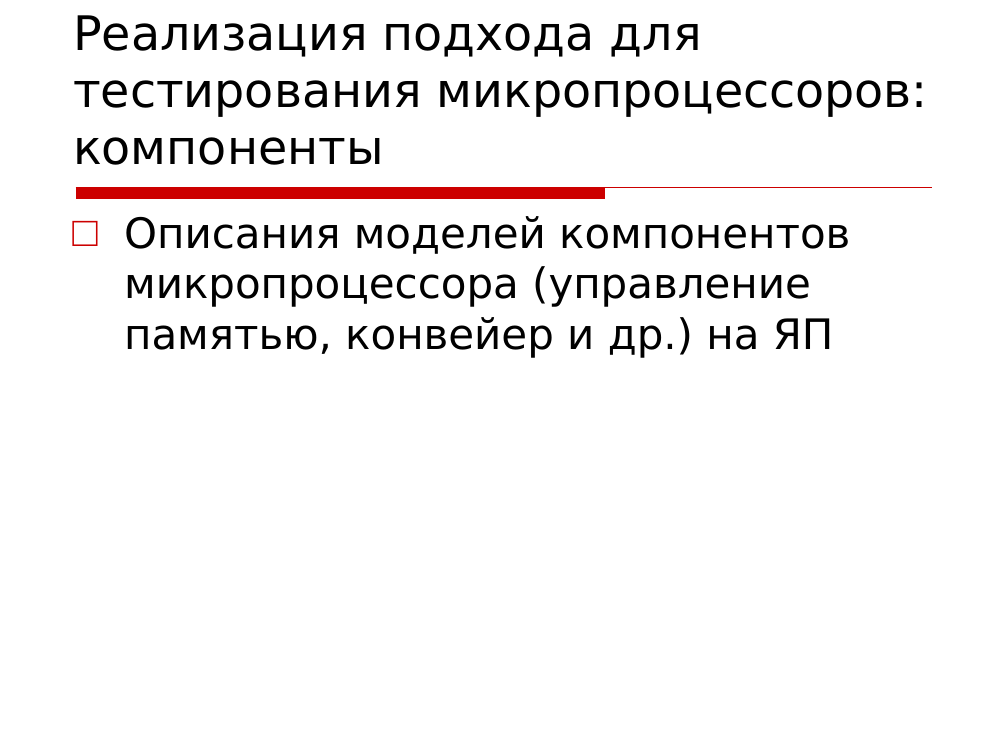
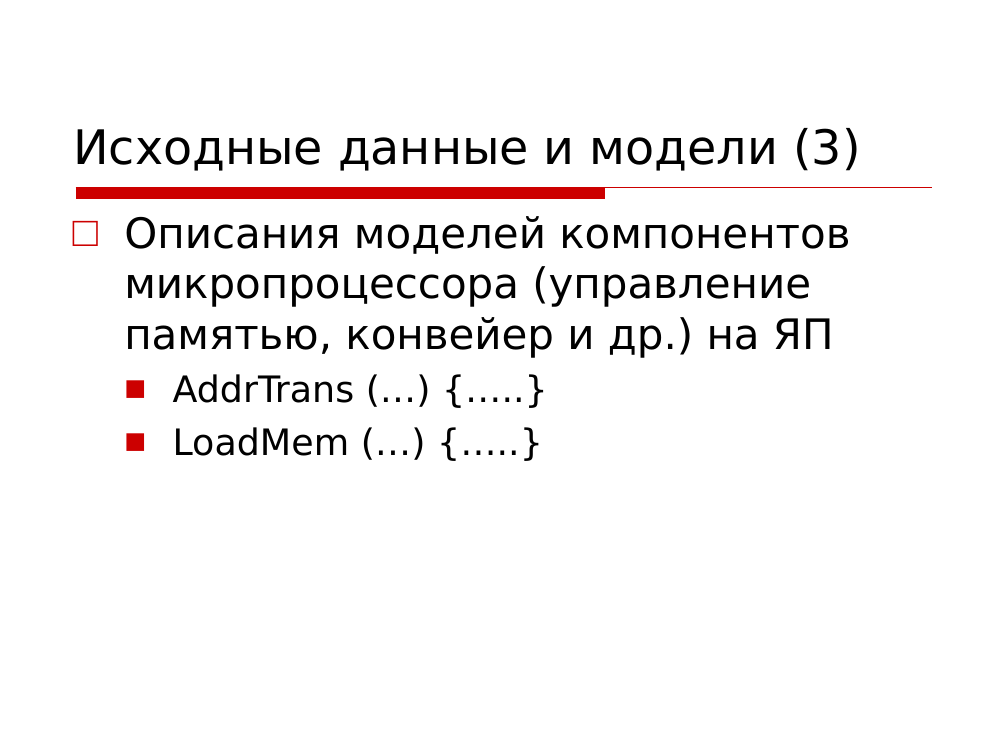
Before and after one commit to kornevgen/tesla-project, a slide deck: slide 9 of papers/unpublished/Tihonov09/tikh-slides.ppt (slide 11 before the commit). Drawn at 1008x756 pixels with LibreOffice and Linux fonts; fonts in the diff are those of the drawing; background and template pictures are left out. Boxes give left, top, right and bottom in pixels: in the first picture for what was removed or moved away, otherwise in the second. Text is boxed around its words. In the diff, an @@ line names an element or a change of style, - is before the commit and + after.

```diff
--- a/papers/unpublished/Tihonov09/tikh-slides.ppt
+++ b/papers/unpublished/Tihonov09/tikh-slides.ppt
@@ title at (73,128,860,171): text changed @@
-Реализация подхода для тестирования микропроцессоров: компоненты
+Исходные данные и модели (3)
@@ text at (173,374,355,456): paragraphs added @@
+  ■ AddrTrans (…) {…..}
+  ■ LoadMem (…) {…..}
```
Also in this commit, not shown: 12 other slides changed, 1 slide added, 3 slides removed.
